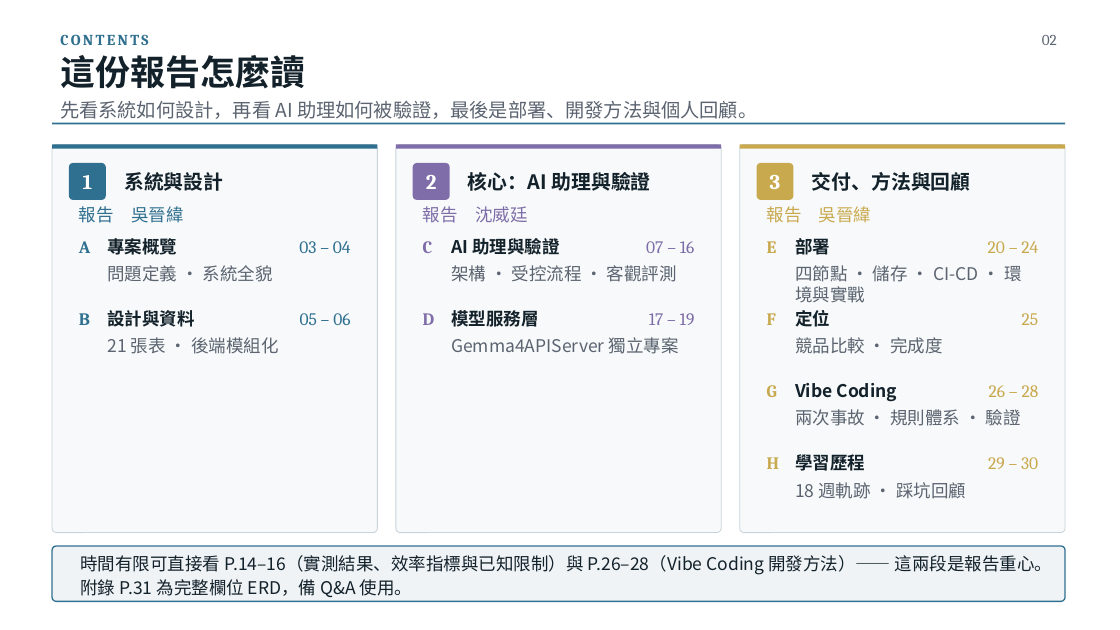
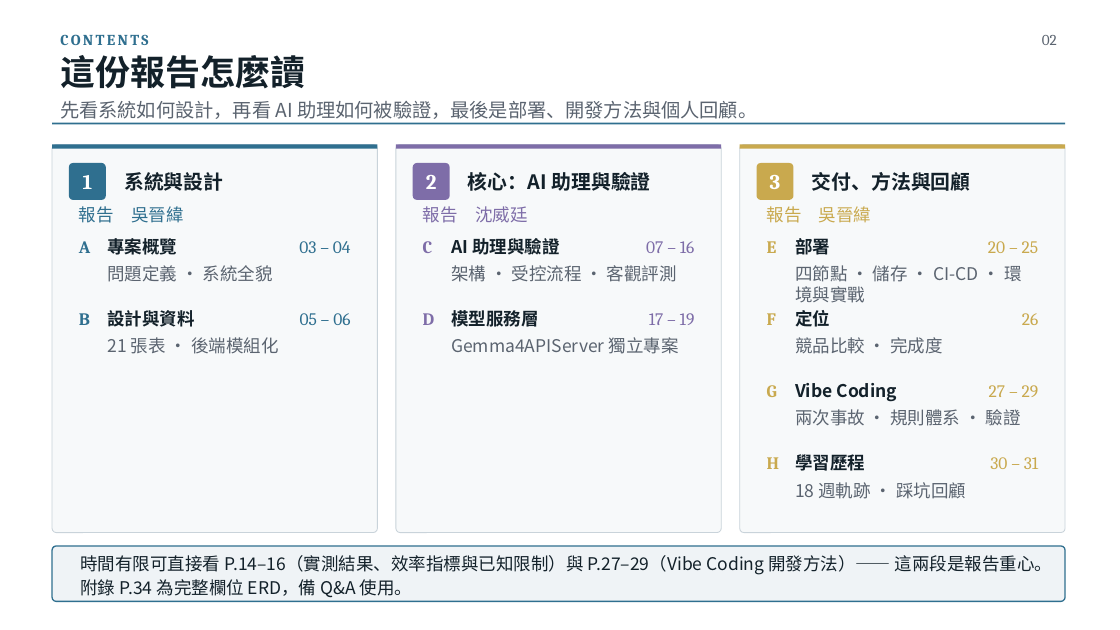
Before and after one commit to billwu101/CloudDrive, a slide deck: slide 2 of doc/ppt/CloudDrive_專題報告_v3.0.pptx. Drawn at 1120x630 pixels with LibreOffice and Linux fonts; fonts in the diff are those of the drawing. Boxes give left, top, right and bottom in pixels: in the first picture for what was removed or moved away, otherwise in the second. Text is boxed around its words. In the diff, an @@ line names an element or a change of style, - is before the commit and + after.

```diff
--- a/doc/ppt/CloudDrive_專題報告_v3.0.pptx
+++ b/doc/ppt/CloudDrive_專題報告_v3.0.pptx
@@ text at bbox=[988, 241, 1039, 253]: text changed @@
-20 – 24
+20 – 25
@@ text at bbox=[1022, 313, 1038, 325]: text changed @@
-25
+26
@@ text at bbox=[989, 385, 1039, 397]: text changed @@
-26 – 28
+27 – 29
@@ text at bbox=[990, 457, 1038, 469]: text changed @@
-29 – 30
+30 – 31
@@ text at bbox=[80, 555, 1052, 598]: text changed @@
-時間有限可直接看 P.14–16（實測結果、效率指標與已知限制）與 P.26–28（Vibe Coding 開發方法）—— 這兩段是報告重心。附錄 P.31 為完整欄位 ERD，備 Q&A 使用。
+時間有限可直接看 P.14–16（實測結果、效率指標與已知限制）與 P.27–29（Vibe Coding 開發方法）—— 這兩段是報告重心。附錄 P.34 為完整欄位 ERD，備 Q&A 使用。
```
Also in this commit, not shown: 11 other slides changed, 3 slides added, 1 other file.
